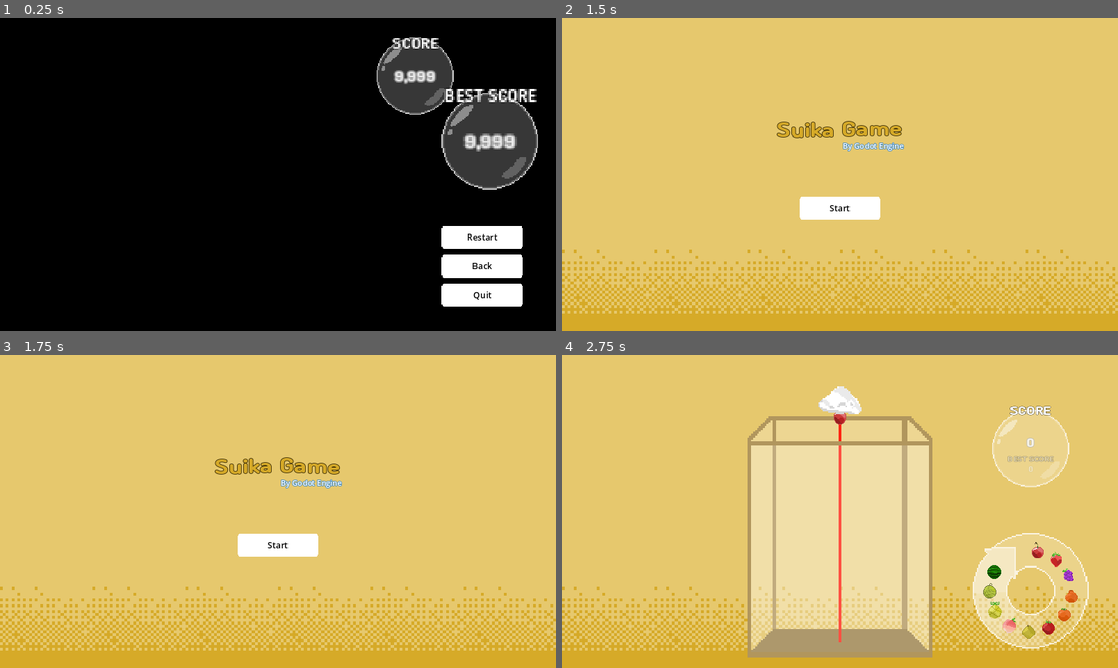
Above: before the commit, frames 1-4 (two rows, left to right).
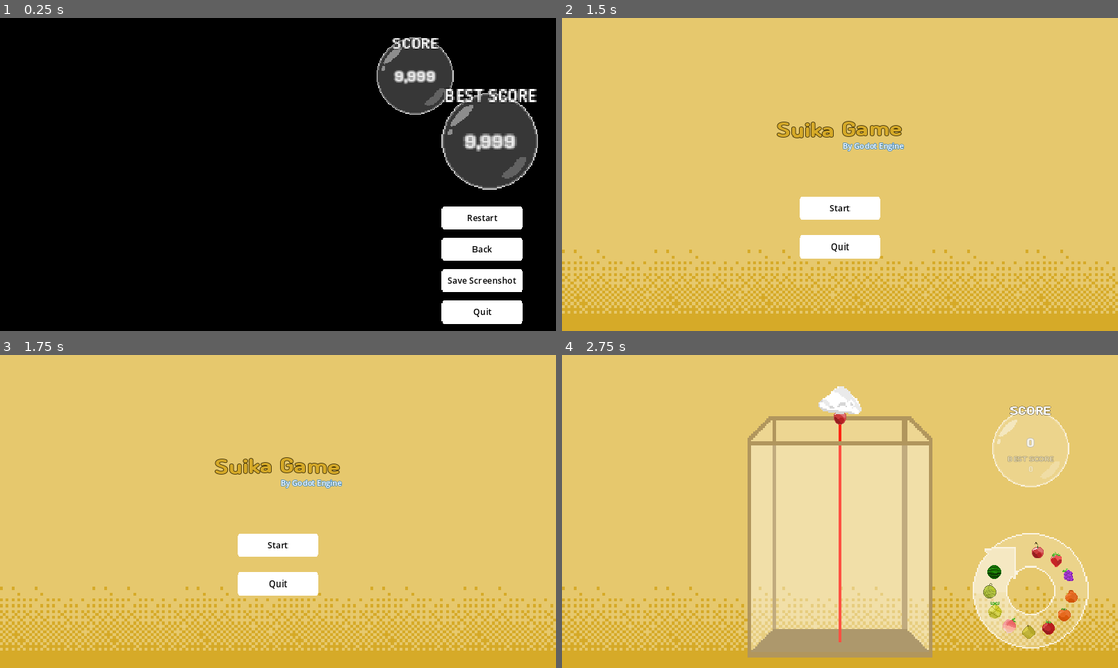
Above: after the commit, the same moments.

Repository: turtle85917/SuikaGame-Godot
Game: Godot game, scene res://Scenes/GameOver.tscn
Two runs of this game, one before a commit and one after it. Both use one fixed random seed, a clock stepped at 60 frames per second and the inputs below. This scene is started directly instead of the project's main scene.
Inputs:
- Up to frame 1 (0.25 s): no input
- Up to frame 2 (1.5 s): click "Restart" at 0.5 s; click "Back" at 1.25 s
- Up to frame 3 (1.75 s): no input
- Up to frame 4 (2.75 s): click "Start" at 2 s

The runs differ from the first frame. In frame 1, 3.4% of the frame differs, in the area x 79-94%, y 60-98%; in frame 2, 1.1%; in frame 3, 1.1%; in frame 4, nothing differs.

Commit message:
chore: build setting

Diff:
--- a/Scenes/GameOver.tscn
+++ b/Scenes/GameOver.tscn
@@ -1,9 +1,10 @@
-[gd_scene load_steps=8 format=3 uid="uid://cp4t4iqniowif"]
+[gd_scene load_steps=9 format=3 uid="uid://cp4t4iqniowif"]
 
 [ext_resource type="Script" path="res://Scripts/GameOver/GameOver.gd" id="1_32l3p"]
 [ext_resource type="Texture2D" uid="uid://bhekpppl56xa7" path="res://Sprites/UI/bubble.png" id="2_dycsi"]
 [ext_resource type="FontFile" uid="uid://bpydjvme15h2g" path="res://Fonts/Cafe24Ssurround-v2.0.ttf" id="2_rbdbf"]
 [ext_resource type="Texture2D" uid="uid://bhc712bmn53bj" path="res://Sprites/UI/button.png" id="4_woboh"]
+[ext_resource type="Texture2D" uid="uid://bf52nbmex00n8" path="res://Sprites/UI/button_disabled.png" id="5_d7x80"]
 
 [sub_resource type="Animation" id="Animation_cnwrt"]
 resource_name = "Fade In"
@@ -42,6 +43,7 @@
 }
 
 [node name="GameOver" type="CanvasLayer"]
+script = ExtResource("1_32l3p")
 
 [node name="Control" type="Control" parent="."]
 layout_mode = 3
@@ -50,7 +52,6 @@
 anchor_bottom = 1.0
 grow_horizontal = 2
 grow_vertical = 2
-script = ExtResource("1_32l3p")
 
 [node name="Fader" type="ColorRect" parent="Control"]
 layout_mode = 1
@@ -180,9 +181,9 @@
 [node name="Restart Button" type="TextureButton" parent="Control"]
 layout_mode = 0
 offset_left = 915.0
-offset_top = 430.0
-offset_right = 1083.0
-offset_bottom = 478.0
+offset_top = 390.0
+offset_right = 1083.0
+offset_bottom = 438.0
 texture_normal = ExtResource("4_woboh")
 stretch_mode = 6
 
@@ -202,9 +203,9 @@
 [node name="Back Button" type="TextureButton" parent="Control"]
 layout_mode = 0
 offset_left = 915.0
-offset_top = 490.0
-offset_right = 1083.0
-offset_bottom = 538.0
+offset_top = 455.0
+offset_right = 1083.0
+offset_bottom = 503.0
 texture_normal = ExtResource("4_woboh")
 stretch_mode = 6
 
@@ -221,12 +222,34 @@
 horizontal_alignment = 1
 vertical_alignment = 1
 
+[node name="Save Screenshot Button" type="TextureButton" parent="Control"]
+offset_left = 915.0
+offset_top = 520.0
+offset_right = 1083.0
+offset_bottom = 568.0
+texture_normal = ExtResource("4_woboh")
+texture_disabled = ExtResource("5_d7x80")
+stretch_mode = 6
+
+[node name="Label" type="Label" parent="Control/Save Screenshot Button"]
+layout_mode = 1
+anchors_preset = 15
+anchor_right = 1.0
+anchor_bottom = 1.0
+grow_horizontal = 2
+grow_vertical = 2
+theme_override_colors/font_color = Color(0, 0, 0, 1)
+theme_override_font_sizes/font_size = 18
+text = "Save Screenshot"
+horizontal_alignment = 1
+vertical_alignment = 1
+
 [node name="Quit Button" type="TextureButton" parent="Control"]
 layout_mode = 0
 offset_left = 915.0
-offset_top = 550.0
-offset_right = 1083.0
-offset_bottom = 598.0
+offset_top = 585.0
+offset_right = 1083.0
+offset_bottom = 633.0
 texture_normal = ExtResource("4_woboh")
 stretch_mode = 6
 
--- a/Scenes/Main.tscn
+++ b/Scenes/Main.tscn
@@ -77,3 +77,32 @@
 text = "Start"
 horizontal_alignment = 1
 vertical_alignment = 1
+
+[node name="Quit Button" type="TextureButton" parent="CanvasLayer/Control"]
+layout_mode = 1
+anchors_preset = 8
+anchor_left = 0.5
+anchor_top = 0.5
+anchor_right = 0.5
+anchor_bottom = 0.5
+offset_left = -84.0
+offset_top = 126.0
+offset_right = 84.0
+offset_bottom = 174.0
+grow_horizontal = 2
+grow_vertical = 2
+texture_normal = ExtResource("3_chfak")
+stretch_mode = 6
+
+[node name="Label" type="Label" parent="CanvasLayer/Control/Quit Button"]
+layout_mode = 1
+anchors_preset = 15
+anchor_right = 1.0
+anchor_bottom = 1.0
+grow_horizontal = 2
+grow_vertical = 2
+theme_override_colors/font_color = Color(0, 0, 0, 1)
+theme_override_font_sizes/font_size = 18
+text = "Quit"
+horizontal_alignment = 1
+vertical_alignment = 1
--- a/Scenes/SoundManager.tscn
+++ b/Scenes/SoundManager.tscn
@@ -9,7 +9,7 @@
 
 [node name="Pop" type="AudioStreamPlayer" parent="."]
 stream = ExtResource("2_wcg53")
-volume_db = -10.0
+volume_db = -14.0
 
 [node name="Click" type="AudioStreamPlayer" parent="."]
 stream = ExtResource("3_gi653")
--- a/Scripts/Common/SoundManager.gd
+++ b/Scripts/Common/SoundManager.gd
@@ -1,6 +1,6 @@
 extends Node
 
-func playSFX(name:String):
-	var audioStream:AudioStreamPlayer = get_node(name);
+func playSFX(sfxName:String):
+	var audioStream:AudioStreamPlayer = get_node(sfxName);
 	if(audioStream.playing): audioStream.stream_paused = true;
 	audioStream.playing = true;
--- a/Scripts/Game/Fruit.gd
+++ b/Scripts/Game/Fruit.gd
@@ -24,11 +24,13 @@
 	if(isEnteredLine):
 		game.isGameOver = true;
 
-func _on_limit_line_entered(_body):
+func _on_limit_line_entered(body:Node2D):
+	if(body.name != name): return;
 	isEnteredLine = true;
 	timer.start();
 
-func _on_limit_line_exited(_body):
+func _on_limit_line_exited(body:Node2D):
+	if(body.name != name): return;
 	isEnteredLine = false;
 	timer.stop();
 
--- a/Scripts/Game/Game.gd
+++ b/Scripts/Game/Game.gd
@@ -51,4 +51,5 @@
 		# Add "GameOver" Scene to tree
 		add_child(gameOverNode, true);
 		gameOverNode.name = "GameOver";
+		gameOverNode.screenshotImage = img;
 		faderRect.get_node("AnimationPlayer").play("Fade In");
--- a/Scripts/GameOver/GameOver.gd
+++ b/Scripts/GameOver/GameOver.gd
@@ -1,12 +1,16 @@
-extends Control
+extends CanvasLayer
 
-@onready var restartButton:TextureButton = $"Restart Button";
-@onready var backButton:TextureButton = $"Back Button";
-@onready var quitButton:TextureButton = $"Quit Button";
+@export var screenshotImage:Image = null;
+
+@onready var restartButton:TextureButton = $"Control/Restart Button";
+@onready var backButton:TextureButton = $"Control/Back Button";
+@onready var saveSsButton:TextureButton = $"Control/Save Screenshot Button";
+@onready var quitButton:TextureButton = $"Control/Quit Button";
 
 func _ready():
 	restartButton.connect("pressed", _on_restart_button_pressed);
 	backButton.connect("pressed", _on_back_button_pressed);
+	saveSsButton.connect("pressed", _on_save_screenshot_button_pressed);
 	quitButton.connect("pressed", _on_quit_button_pressed);
 
 func _on_restart_button_pressed():
@@ -17,6 +21,18 @@
 	get_tree().change_scene_to_file("res://Scenes/Main.tscn");
 	SoundManager.playSFX("Click");
 
+func _on_save_screenshot_button_pressed():
+	const pathname = "Screenshots";
+	var path = OS.get_executable_path().get_base_dir();
+	var dir = DirAccess.open(path);
+	var err = dir.make_dir(pathname) if(!dir.dir_exists(pathname)) else dir.open(pathname);
+	if(err != null):
+		var time = Time.get_datetime_dict_from_system();
+		var filename = "%s_%02d_%02d_%02d_%02d_%02d" % [time.year, time.month, time.day, time.hour, time.minute, time.second]
+		screenshotImage.save_png("%s/Screenshots/%s.png" % [path, filename]);
+		saveSsButton.disabled = true;
+		saveSsButton.get_node("Label").text = "Saved";
+	SoundManager.playSFX("Click");
+
 func _on_quit_button_pressed():
 	get_tree().quit();
-	SoundManager.playSFX("Click");
--- a/Scripts/Main/Main.gd
+++ b/Scripts/Main/Main.gd
@@ -1,10 +1,15 @@
 extends Node2D
 
 @onready var startButton = $"CanvasLayer/Control/Start Button";
+@onready var quitButton = $"CanvasLayer/Control/Quit Button";
 
 func _ready():
 	startButton.connect("pressed", _on_start_button_pressed);
+	quitButton.connect("pressed", _on_quit_button_pressed);
 
 func _on_start_button_pressed():
 	get_tree().change_scene_to_file("res://Scenes/Game.tscn");
 	SoundManager.playSFX("Click");
+
+func _on_quit_button_pressed():
+	get_tree().quit();
--- a/icon.svg
+++ /dev/null
@@ -1 +0,0 @@
-<svg height="128" width="128" xmlns="http://www.w3.org/2000/svg"><rect x="2" y="2" width="124" height="124" rx="14" fill="#363d52" stroke="#212532" stroke-width="4"/><g transform="scale(.101) translate(122 122)"><g fill="#fff"><path d="M105 673v33q407 354 814 0v-33z"/><path fill="#478cbf" d="m105 673 152 14q12 1 15 14l4 67 132 10 8-61q2-11 15-15h162q13 4 15 15l8 61 132-10 4-67q3-13 15-14l152-14V427q30-39 56-81-35-59-83-108-43 20-82 47-40-37-88-64 7-51 8-102-59-28-123-42-26 43-46 89-49-7-98 0-20-46-46-89-64 14-123 42 1 51 8 102-48 27-88 64-39-27-82-47-48 49-83 108 26 42 56 81zm0 33v39c0 276 813 276 813 0v-39l-134 12-5 69q-2 10-14 13l-162 11q-12 0-16-11l-10-65H447l-10 65q-4 11-16 11l-162-11q-12-3-14-13l-5-69z"/><path d="M483 600c3 34 55 34 58 0v-86c-3-34-55-34-58 0z"/><circle cx="725" cy="526" r="90"/><circle cx="299" cy="526" r="90"/></g><g fill="#414042"><circle cx="307" cy="532" r="60"/><circle cx="717" cy="532" r="60"/></g></g></svg>
--- a/project.godot
+++ b/project.godot
@@ -10,10 +10,12 @@
 
 [application]
 
-config/name="Watermelon-Game"
+config/name="Suika Game"
+config/description="Drop the fruit!"
+config/version="1.0.0.0"
 run/main_scene="res://Scenes/Main.tscn"
 config/features=PackedStringArray("4.2", "Forward Plus")
-config/icon="res://icon.svg"
+config/icon="res://icon.png"
 
 [autoload]
 
Not shown: 1 places in Scenes/SoundManager.tscn that only renumber resources
Not shown, changed: Sounds/pop.wav.import
Binary file added: Sprites/UI/button_disabled.png
Not shown, changed: Sprites/UI/button_disabled.png.import
Not shown, changed: export_presets.cfg
Binary file added: icon.png
Not shown, added: icon.png.import
Not shown, changed: .gitignore
Not shown, changed: Sounds/pop.wav
